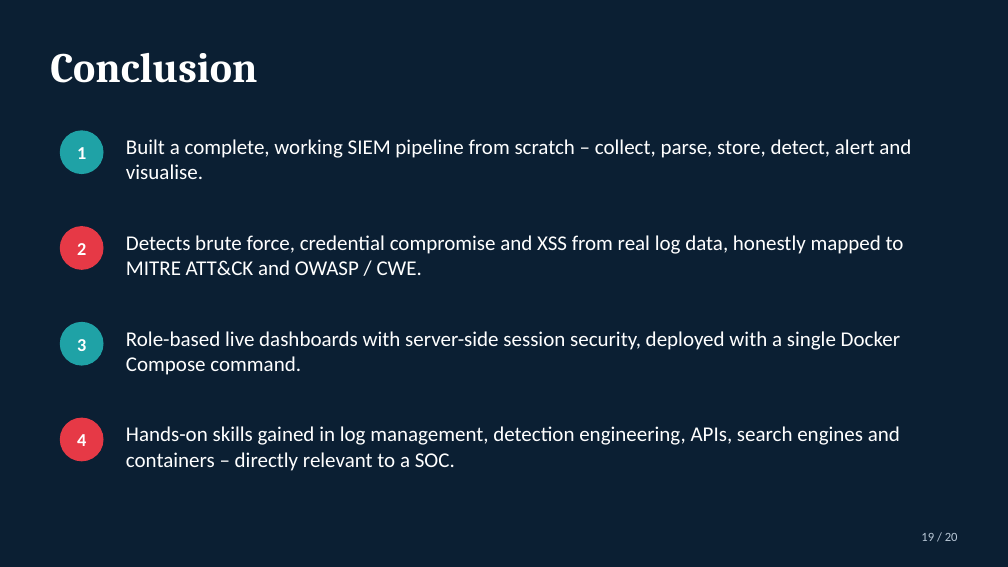
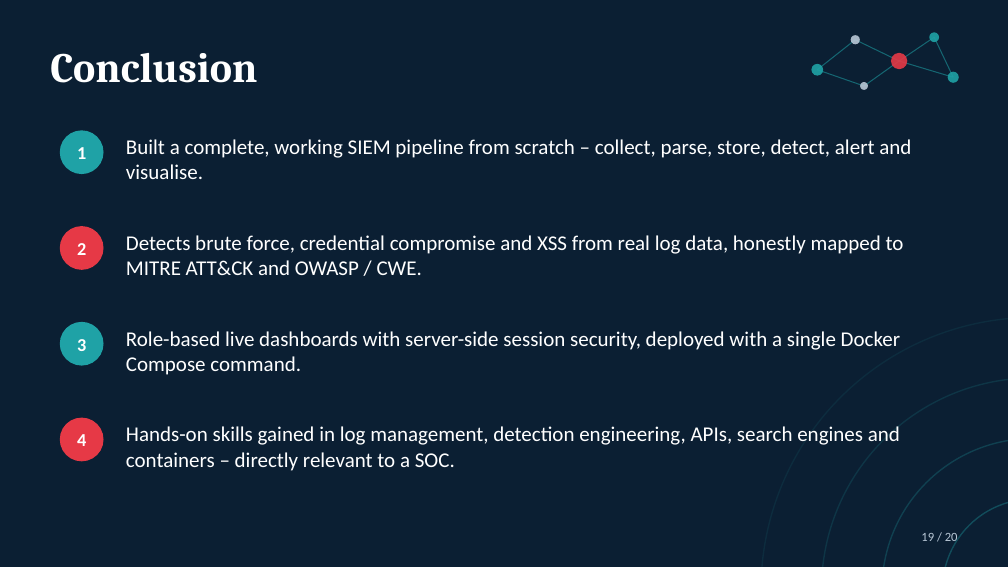
Before and after one commit to jay-sorathiya1/micro-siem, a slide deck: slide 19 of docs/Micro-SIEM.pptx. Drawn at 1008x567 pixels with LibreOffice and Linux fonts; fonts in the diff are those of the drawing. Boxes give left, top, right and bottom in pixels: in the first picture for what was removed or moved away, otherwise in the second. Text is boxed around its words. In the diff, an @@ line names an element or a change of style, - is before the commit and + after.

```diff
--- a/docs/Micro-SIEM.pptx
+++ b/docs/Micro-SIEM.pptx
@@ line added from (817, 70) to (855, 39), #1FA2A6 0.75 pt @@
@@ ellipse added at (851,35,860,44), fill #B8C7D6 at 90% opacity @@
@@ line added from (855, 39) to (899, 61), #1FA2A6 0.75 pt @@
@@ ellipse added at (891,52,907,69), fill #E63946 at 90% opacity @@
@@ line added from (899, 61) to (934, 37), #1FA2A6 0.75 pt @@
@@ ellipse added at (929,32,939,42), fill #1FA2A6 at 90% opacity @@
@@ line added from (934, 37) to (954, 78), #1FA2A6 0.75 pt @@
@@ ellipse added at (811,64,824,76), fill #1FA2A6 at 90% opacity @@
@@ line added from (817, 70) to (864, 86), #1FA2A6 0.75 pt @@
@@ ellipse added at (860,82,868,90), fill #B8C7D6 at 90% opacity @@
@@ line added from (864, 86) to (899, 61), #1FA2A6 0.75 pt @@
@@ line added from (899, 61) to (954, 78), #1FA2A6 0.75 pt @@
@@ ellipse added at (948,72,959,83), fill #1FA2A6 at 90% opacity @@
@@ ellipse added at (761,318,1008,567), outline #1FA2A6 1 pt @@
@@ ellipse added at (822,378,1008,567), outline #1FA2A6 1 pt @@
@@ ellipse added at (882,438,1008,567), outline #1FA2A6 1 pt @@
@@ ellipse added at (942,499,1008,567), outline #1FA2A6 1 pt @@
```
Also in this commit, not shown: 19 other slides changed, 16 other files.
